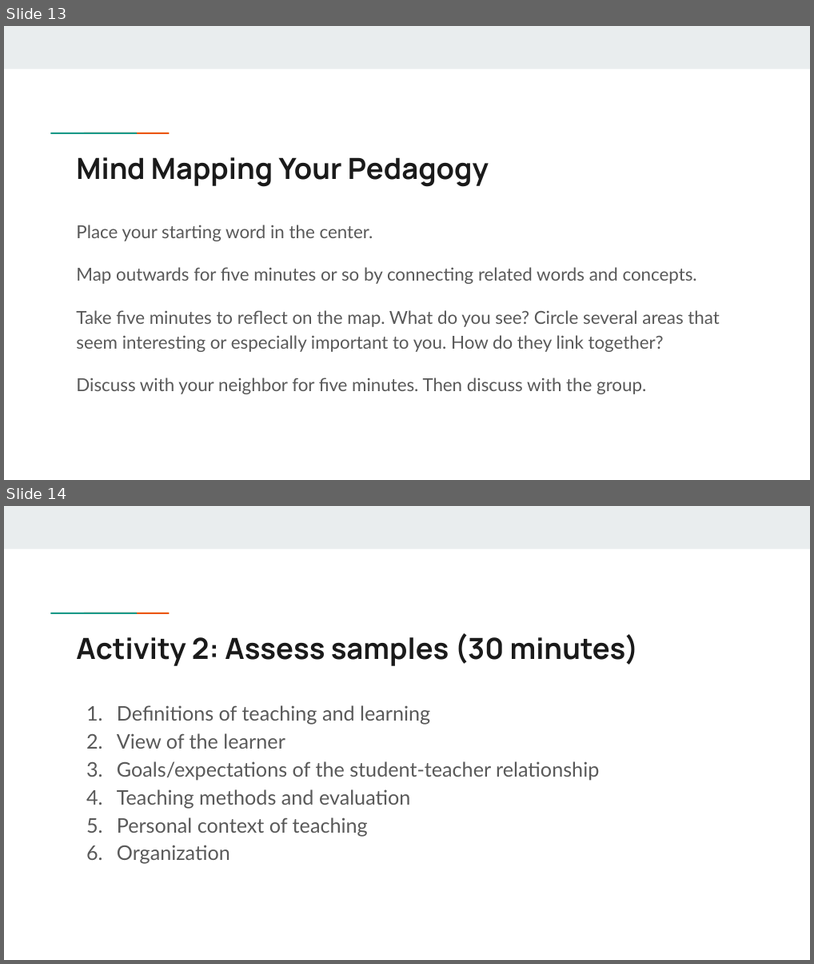
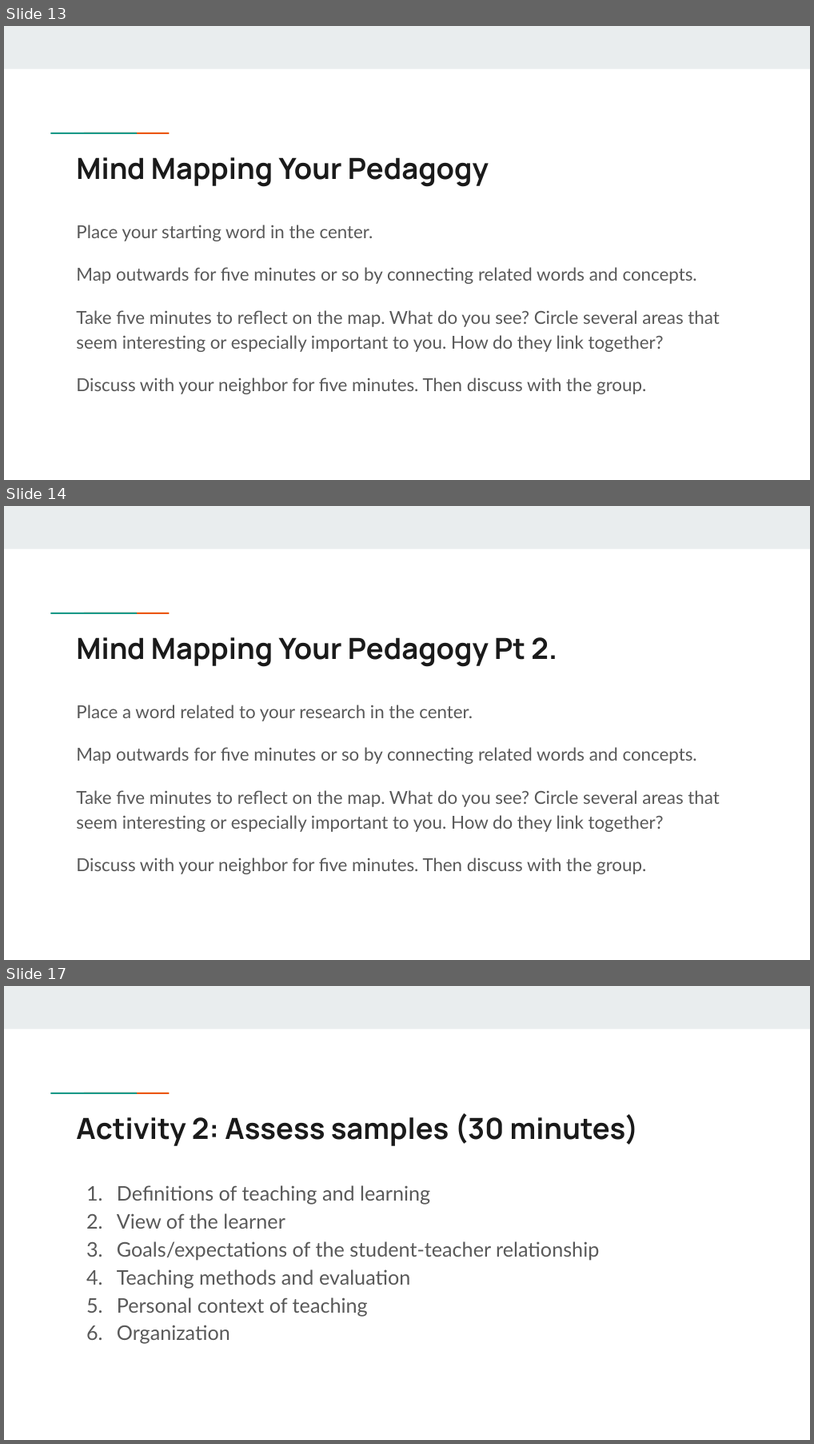
Before and after one commit to scholarslab/praxis, a slide deck: assets/mind-mapping-your-pedagogy.pptx. Shown one above the other, each under a label of ours: slides 13 and 14 before the commit, slides 13, 14 and 17 after it; the slides between them are not shown. The pictures are 814x964 and 814x1444 pixels, drawn with LibreOffice and Linux fonts; fonts in the diff are those of the drawing. Boxes give left, top, right and bottom in pixels: in the first picture for what was removed or moved away, otherwise in the second. Text is boxed around its words. In the diff, an @@ line names an element or a change of style, - is before the commit and + after.

```diff
--- a/assets/mind-mapping-your-pedagogy.pptx
+++ b/assets/mind-mapping-your-pedagogy.pptx
@@ slide 14 added at [4, 506, 810, 960], background #FFFFFF; not listed: 3 template elements that a slide beside it also shows @@
@@ title added at [76, 637, 558, 667], 26 pt, text #1A1A1A, bold @@
+Mind Mapping Your Pedagogy Pt 2.
@@ text added at [76, 704, 719, 874], 16 pt, text #595959 @@
+Place a word related to your research in the center.
+Map outwards for five minutes or so by connecting related words and concepts.
+Take five minutes to reflect on the map. What do you see? Circle several areas that seem interesting or especially important to you. How do they link together?
+Discuss with your neighbor for five minutes. Then discuss with the group.
@@ what was slide 14 is now slide 17 @@
```
Also in this commit, not shown: 2 slides changed, 2 other slides added, 2 other files.
